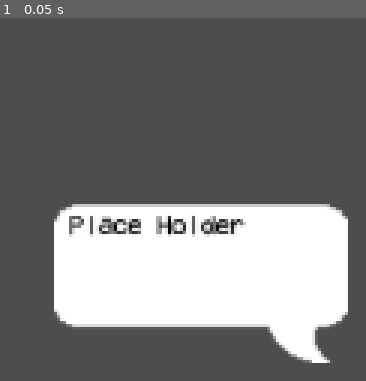
Above: before the commit, frame 1.
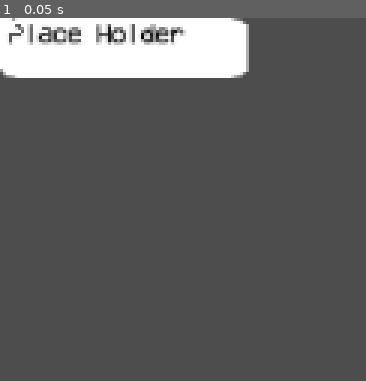
Above: after the commit, the same moment.

Repository: AlexReidNZ/Into-The-Pixie-Kingdom
Game: Godot game, scene res://Scenes/dialog_bubble.tscn
The game is run twice, just before and just after one commit, with the same random seed, the same clock (stepped at 60 frames per second) and the same inputs. This scene is started directly instead of the project's main scene.
Inputs:
- Up to frame 1 (0.05 s): no input

The runs differ from the first frame. In frame 1, 38% of the frame differs, in the area x 0-96%, y 0-96%.

Commit message:
fix: Making it so the dialog can size with the amount of text

Diff:
--- a/Scenes/dialog_bubble.tscn
+++ b/Scenes/dialog_bubble.tscn
@@ -1,7 +1,8 @@
-[gd_scene load_steps=3 format=3 uid="uid://boo1u2jyhcow5"]
+[gd_scene load_steps=4 format=3 uid="uid://boo1u2jyhcow5"]
 
-[ext_resource type="Texture2D" uid="uid://iowwk3s1uc5m" path="res://Sprites/image (3).png" id="2_54g22"]
+[ext_resource type="Texture2D" uid="uid://dms4q2niten7e" path="res://Sprites/dialogue box.png" id="1_nm44d"]
 [ext_resource type="FontFile" uid="uid://dmkrwvt5qjsq1" path="res://Fonts/test fonts/VCR_OSD_MONO_1.001.ttf" id="2_aisol"]
+[ext_resource type="Texture2D" uid="uid://cxri6lv1o731q" path="res://Sprites/dialouge trail.png" id="3_0oxna"]
 
 [node name="DialogBubble" type="Control"]
 layout_mode = 3
@@ -10,21 +11,19 @@
 [node name="NinePatchRect" type="NinePatchRect" parent="."]
 z_index = -1
 layout_mode = 0
-offset_left = 26.0
-offset_top = 90.0
-offset_right = 167.0
-offset_bottom = 166.0
-texture = ExtResource("2_54g22")
+offset_right = 119.0
+offset_bottom = 29.0
+texture = ExtResource("1_nm44d")
 
 [node name="RichTextLabel" type="RichTextLabel" parent="NinePatchRect"]
 layout_mode = 1
-anchors_preset = -1
+anchors_preset = 15
 anchor_right = 1.0
-anchor_bottom = 0.74
-offset_left = 7.0
-offset_top = 4.0
-offset_right = -6.0
-offset_bottom = -2.0
+anchor_bottom = 1.0
+offset_left = 4.0
+offset_top = 2.0
+offset_right = -3.0
+offset_bottom = -1.0
 grow_horizontal = 2
 grow_vertical = 2
 theme_override_colors/default_color = Color(0, 0, 0, 1)
@@ -36,3 +35,6 @@
 
 [node name="Timer" type="Timer" parent="."]
 wait_time = 0.05
+
+[node name="Sprite2D" type="Sprite2D" parent="."]
+texture = ExtResource("3_0oxna")
--- a/Scripts/states/dialog_state.gd
+++ b/Scripts/states/dialog_state.gd
@@ -1,73 +1,75 @@
 extends BaseState
 class_name DialogState
 
-# Offset for the dialog bubble relative to the speaker
-const BUBBLE_OFFSET := Vector2(-200, -200)
+const BUBBLE_OFFSET        := Vector2(-120, -100)
+const MAX_BUBBLE_WIDTH     := 300
+const MAX_BUBBLE_HEIGHT    := 80
+const DIALOG_BUBBLE_SCENE  := preload("res://Scenes/dialog_bubble.tscn")
 
-# Preload the dialog bubble scene
-const DIALOG_BUBBLE_SCENE := preload("res://Scenes/dialog_bubble.tscn")
-
-# Dialog state variables
 var dialog_lines: Array = []
 var idx: int = 0
-var full_text := ""
+var full_text: String = ""
 var char_i: int = 0
-var typing := false
-var accum := 0.0
+var typing: bool = false
+var accum: float = 0.0
 
-# UI references
 var bubble_instance: Control = null
 var dialog_label: RichTextLabel = null
 var timer: Timer = null
+var tail_sprite: Sprite2D = null
+var _tail_initial_pos: Vector2
 
-# Called when entering the Dialog state
 func enter(data = null) -> void:
 	if typeof(data) != TYPE_ARRAY or data.is_empty():
-		state_machine.change_state("Idle")
-		return
-
+		return state_machine.change_state("Idle")
 	dialog_lines = data.duplicate()
 	idx = 0
-	typing = false
-
 	_disable_player()
 	_create_bubble()
-	_start_line()
+	call_deferred("_start_line") # ensures correct scene tree timing
 
-# Instantiates and sets up the dialog bubble UI
 func _create_bubble() -> void:
 	bubble_instance = DIALOG_BUBBLE_SCENE.instantiate()
 	state_machine.get_tree().current_scene.add_child(bubble_instance)
-
-	dialog_label = bubble_instance.get_node("NinePatchRect/RichTextLabel") as RichTextLabel
-	timer = bubble_instance.get_node("Timer") as Timer
-
+	dialog_label = bubble_instance.get_node("NinePatchRect/RichTextLabel")
+	timer = bubble_instance.get_node("Timer")
+	tail_sprite = bubble_instance.get_node("Sprite2D")
+	_tail_initial_pos = tail_sprite.position
+	dialog_label.text = ""
+	dialog_label.custom_minimum_size = Vector2.ZERO
+	dialog_label.autowrap_mode = TextServer.AUTOWRAP_OFF
 	timer.wait_time = state_machine.text_speed
 	timer.one_shot = false
 	timer.autostart = false
 	timer.timeout.connect(_on_Timer_timeout)
-
-	dialog_label.text = ""
 	bubble_instance.visible = true
 
-# Starts displaying a line of dialog
 func _start_line() -> void:
-	var d = dialog_lines[idx]
-	full_text = str(d.get("line", ""))
+	_start_line_async() # call as a detached coroutine
+
+func _start_line_async() -> void:
+	full_text = str(dialog_lines[idx].get("line", ""))
+	await _pre_size_bubble(full_text)
+	dialog_label.text = ""
 	char_i = 0
 	typing = true
-	accum = 0.0
-	dialog_label.text = ""
-
-	# Position bubble above speaker
-	var speaker = str(d.get("speaker", ""))
-	var speaker_node = state_machine.get_speaker_node(speaker)
-	if speaker_node:
-		bubble_instance.global_position = speaker_node.global_position + BUBBLE_OFFSET
-
+	var speaker = state_machine.get_speaker_node(str(dialog_lines[idx].get("speaker", "")))
+	if speaker:
+		bubble_instance.global_position = speaker.global_position + BUBBLE_OFFSET
 	timer.start()
 
-# Adds the next character to the dialog text
+func _pre_size_bubble(text: String) -> void:
+	const pad = Vector2(20, 20)
+	dialog_label.autowrap_mode = TextServer.AUTOWRAP_WORD
+	dialog_label.custom_minimum_size = Vector2.ZERO
+	dialog_label.text = text
+	var w = min(dialog_label.get_content_width(), MAX_BUBBLE_WIDTH)
+	var h = min(dialog_label.get_content_height(), MAX_BUBBLE_HEIGHT)
+	dialog_label.custom_minimum_size = Vector2(w, h)
+	var bg = bubble_instance.get_node("NinePatchRect") as NinePatchRect
+	bg.custom_minimum_size = Vector2(w, h) + pad
+	tail_sprite.position = Vector2((w + pad.x) * 0.5, h + pad.y)
+
 func _on_Timer_timeout() -> void:
 	if char_i < full_text.length():
 		dialog_label.text += full_text[char_i]
@@ -76,7 +78,6 @@
 		typing = false
 		timer.stop()
 
-# Called every frame (if update is used)
 func update(delta: float) -> void:
 	if typing:
 		accum += delta
@@ -84,40 +85,32 @@
 			accum -= state_machine.text_speed
 			_on_Timer_timeout()
 
-# Handle input for skipping or progressing dialog
 func handle_input(event: InputEvent) -> void:
 	if not event.is_action_pressed("ui_accept"):
 		return
-
 	if typing:
-		# Skip typing animation
 		dialog_label.text = full_text
 		char_i = full_text.length()
 		typing = false
 		timer.stop()
 	else:
-		# Go to next line or end dialog
 		idx += 1
 		if idx < dialog_lines.size():
-			_start_line()
+			call_deferred("_start_line")
 		else:
 			state_machine.change_state("Idle")
 
-# Called when exiting the dialog state
 func exit() -> void:
 	if bubble_instance:
 		bubble_instance.queue_free()
 		bubble_instance = null
-
 	dialog_lines.clear()
 	_enable_player()
 
-# Disables player movement/input
 func _disable_player() -> void:
 	if state_machine.player_node:
 		state_machine.player_node.move_state = Player.MoveState.PAUSED
 
-# Enables player movement/input
 func _enable_player() -> void:
 	if state_machine.player_node:
 		state_machine.player_node.move_state = Player.MoveState.IDLE
Binary file added: Sprites/dialogue box.png
Not shown, added: Sprites/dialogue box.png.import
Binary file added: Sprites/dialouge trail.png
Not shown, added: Sprites/dialouge trail.png.import
